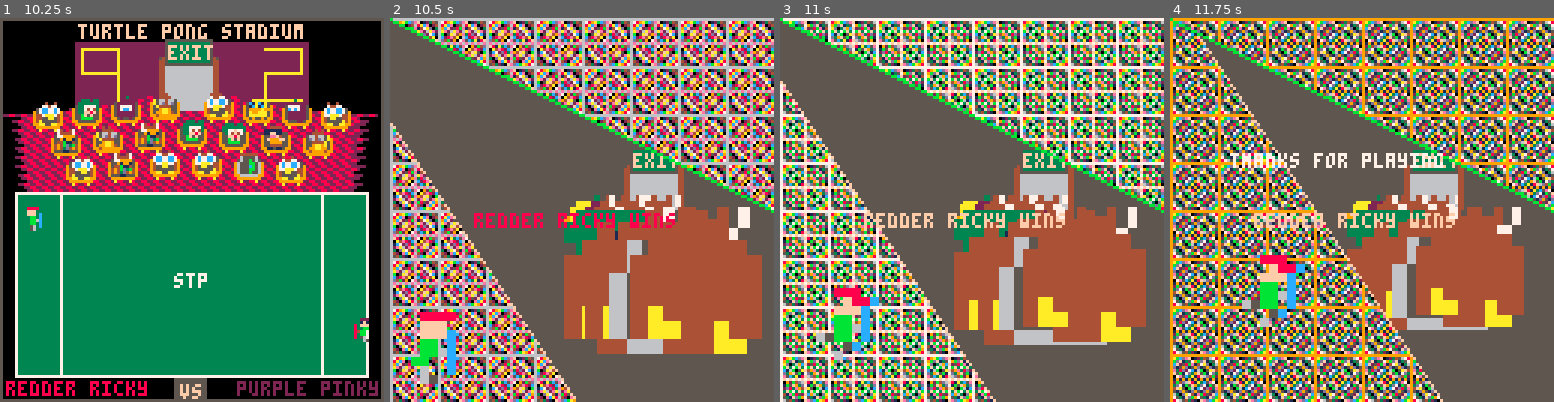
Above: before the commit, frames 1-4 (left to right).
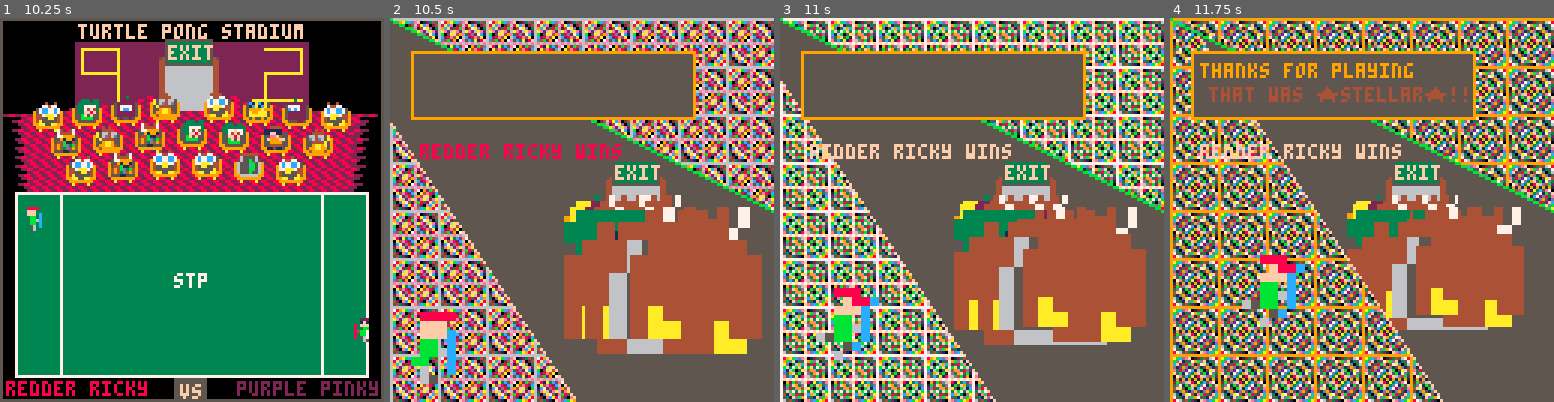
Above: after the commit, the same moments.

Repository: topromulan/STP4
Game: PICO-8 cartridge stp4.p8
Two runs of this game, one before a commit and one after it. Both use one fixed random seed, a clock stepped at 60 frames per second and the inputs below.
Inputs:
- Up to frame 1 (10.25 s): tap X (X key) at 0.33, 1.07, 1.85, 2.97, 4.08, 5.2, 6.32, 7.43, 8.55, 9.67 s; tap O (Z key) at 0.7, 1.7, 2.1, 2.5, 2.9, 3.3, 3.7, 4.1, 4.5, 4.9, 5.3, 5.7, 6.1, 6.5, 6.9, 7.3, 7.7, 8.1, 8.5, 8.9, 9.3, 9.7, 10.1 s; hold Right 1.6-2.1 s; hold Up 2.15-2.42 s; hold Right 2.47-3.03 s; hold Left 3.08-3.58 s; hold Down 3.63-3.97 s; hold Right 4.02-4.68 s; hold Up 4.73-5.03 s; hold Left 5.08-5.68 s; hold Down 5.73-6.03 s; hold Right 6.08-6.58 s; hold Right 6.63-7.13 s; hold Up 7.18-7.45 s; hold Right 7.5-8.07 s; hold Left 8.12-8.62 s; hold Down 8.67-9 s; hold Right 9.05-9.72 s; hold Up 9.77-10.07 s; hold Left from 10.12 s (still down)
- Up to frame 2 (10.5 s): keep holding Left
- Up to frame 3 (11 s): tap O (Z key) at 10.5, 10.9 s; release Left at 10.72 s; hold Down from 10.77 s (still down); tap X (X key) at 10.78 s
- Up to frame 4 (11.75 s): release Down at 11.07 s; hold Right 11.12-11.62 s; tap O (Z key) at 11.3, 11.7 s

Frame 1 is identical in both runs. In frame 2, 12% of the frame differs, in the area x 5-80%, y 8-55%; in frame 3, 12%; in frame 4, 14%.

Commit message:
party words moved around

Diff:
--- a/stp4.p8
+++ b/stp4.p8
@@ -8,6 +8,9 @@
 function _init()
  screen={}
  do_intro()
+
+-- game_init()
+-- player_wins(1+flr(rnd(2)))
 end
 
 function _draw()
@@ -878,7 +881,8 @@
 function party_draw()
  cls(5)
 
- draw_door(76,40)
+ draw_door(70,44)
+ --extend draw_floor
 
  local progress=8+party_time/12
 
@@ -893,16 +897,31 @@
    )
  end
  party_drapes_draw()
- if(party_time>20) then print("thanks for playing",20,45,7) end
- if(party_time>28 and flr(cycles/20)%2==0) then print("that was "..adjective.."!!",25,55,7) end
+
+ local clr1,clr2
+ if(flr(cycles/3.1)%2==0) then
+  clr1=4 clr2=9
+ else
+  clr1=9 clr2=4
+ end
+
+ rectfill(7,11,65+4*#adjective,33,5)
+ rect(7,11,65+4*#adjective,33,9)
+ if(party_time>10) then print("thanks for playing",10,15,clr1) end
+ if(party_time>20 and flr(cycles/20)%2==0) then print("that was "..adjective.."!!",13,23,clr2) end
+
+ local plaquexy={}
+ plaquexy[1]=42-2*#party_message
+ plaquexy[2]=40
  local tcolor
  if(party_time>38) then
   tcolor=15
-  if(party_time>42) rectfill(24,63,28+4+4*#party_message,71,plaque_color)
+  if(party_time>42) rectfill(plaquexy[1],plaquexy[2],plaquexy[1]+2+4*#party_message,plaquexy[2]+8,plaque_color)
  else
   if(flr(cycles/1.5)%2==0) tcolor=15 else tcolor=plaque_color
  end
- print(party_message,28,65,tcolor)
+
+ print(party_message,plaquexy[1]+2,plaquexy[2]+2,tcolor)
 
  for p=1,2 do
   local s,sx,sy,px,py
